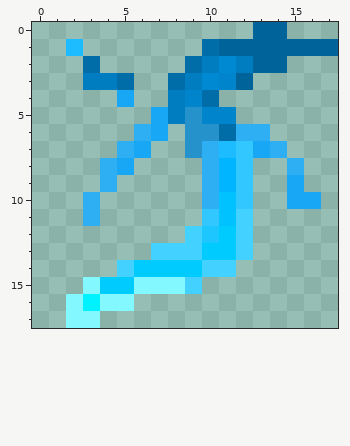
Two states of a pixel-art sprite, assets/img/icon/effect/lightning.png. This is how it looked before the edit.
The file is 18x18 pixels.
The result:
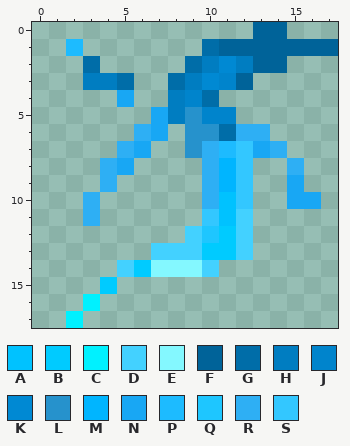
Palette (. is transparent): A #00c2ff  B #00cbff  C #00f1ff  D #43d1ff  E #84f8ff  F #006399  G #006da8  H #007dc1  J #0084cc  K #0089d3  L #2692cc  M #00b5ff  N #18a7f4  P #1dbbff  Q #1ec6ff  R #2eaff4  S #33c7ff
Changes in this commit:
@@ x 0..17 @@
 13 .......DDDBBD.....
-14 .....DBBBBDD......
-15 ...EBBEEED........
-16 ..ECEE............
-17 ..EE..............
+14 .....DBEEED.......
+15 ....B.............
+16 ...C..............
+17 ..C...............
Where, in picture pixels (left, top, right, bottom), the same in both pictures:
changed: (66, 260, 236, 328)
